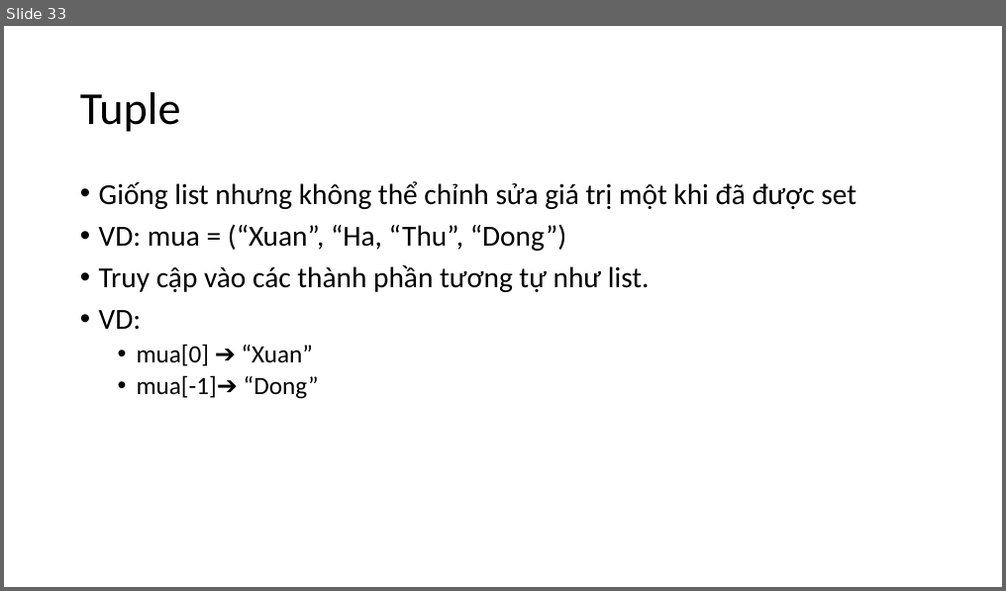
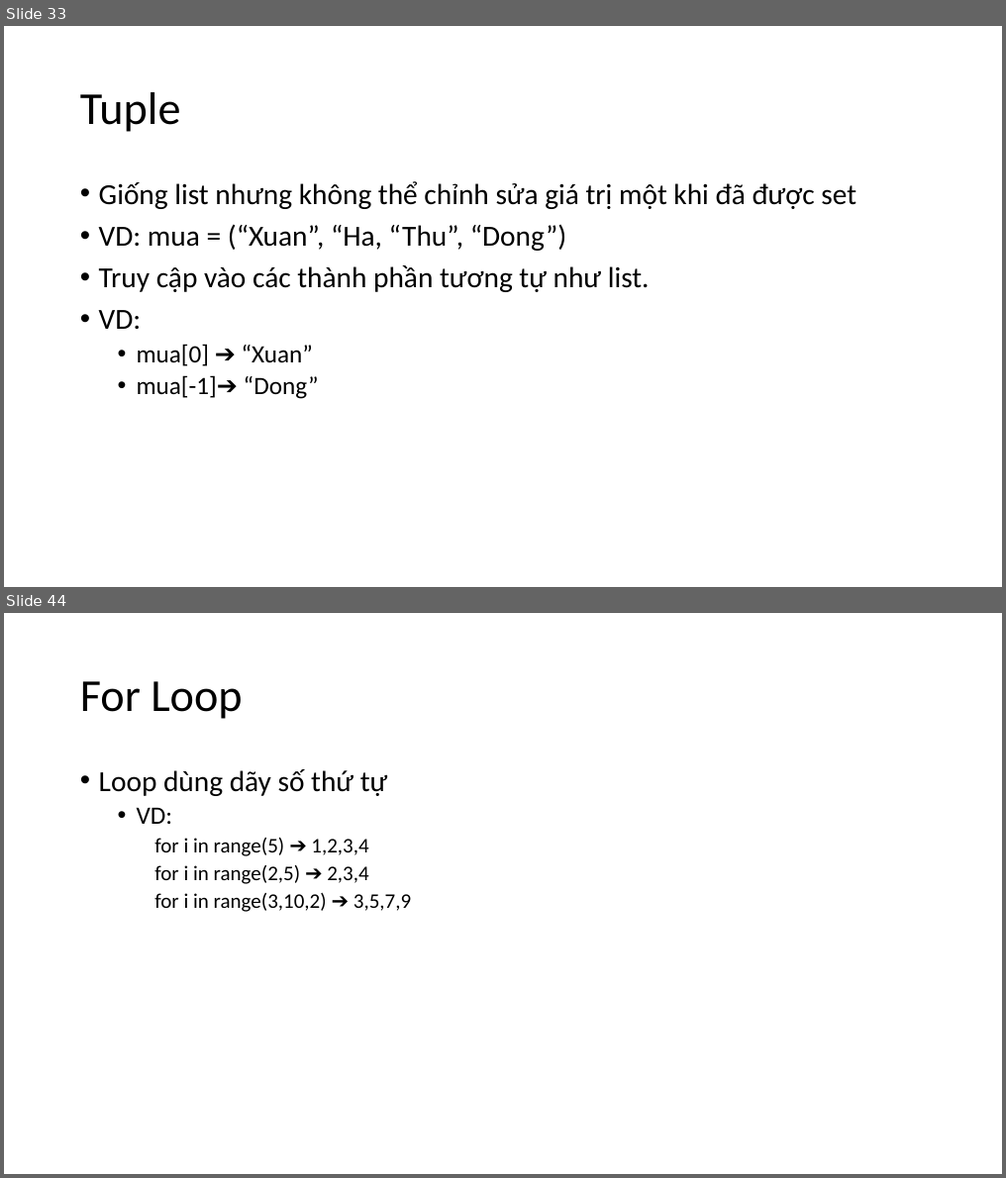
Before and after one commit to levinhhoang16/PyOpenCVCourse, a slide deck: Lecture/PythonCoban.pptx. Shown one above the other, each under a label of ours: slide 33 before the commit, slides 33 and 44 after it; the slides between them are not shown. The pictures are 1006x591 and 1006x1178 pixels, drawn with LibreOffice and Linux fonts; fonts in the diff are those of the drawing. Boxes give left, top, right and bottom in pixels: in the first picture for what was removed or moved away, otherwise in the second. Text is boxed around its words. In the diff, an @@ line names an element or a change of style, - is before the commit and + after.

```diff
--- a/Lecture/PythonCoban.pptx
+++ b/Lecture/PythonCoban.pptx
@@ slide 44 added at [4, 613, 1002, 1174], background #FFFFFF @@
@@ title added at [80, 681, 242, 719], 44 pt, text #000000 @@
+For Loop
@@ text added at [99, 769, 411, 912], 20 pt, text #000000 @@
+• Loop dùng dãy số thứ tự
+  • VD:
+    for i in range(5) ➔ 1,2,3,4
+    for i in range(2,5) ➔ 2,3,4
+    for i in range(3,10,2) ➔ 3,5,7,9
```
Also in this commit, not shown: 15 other slides added.
